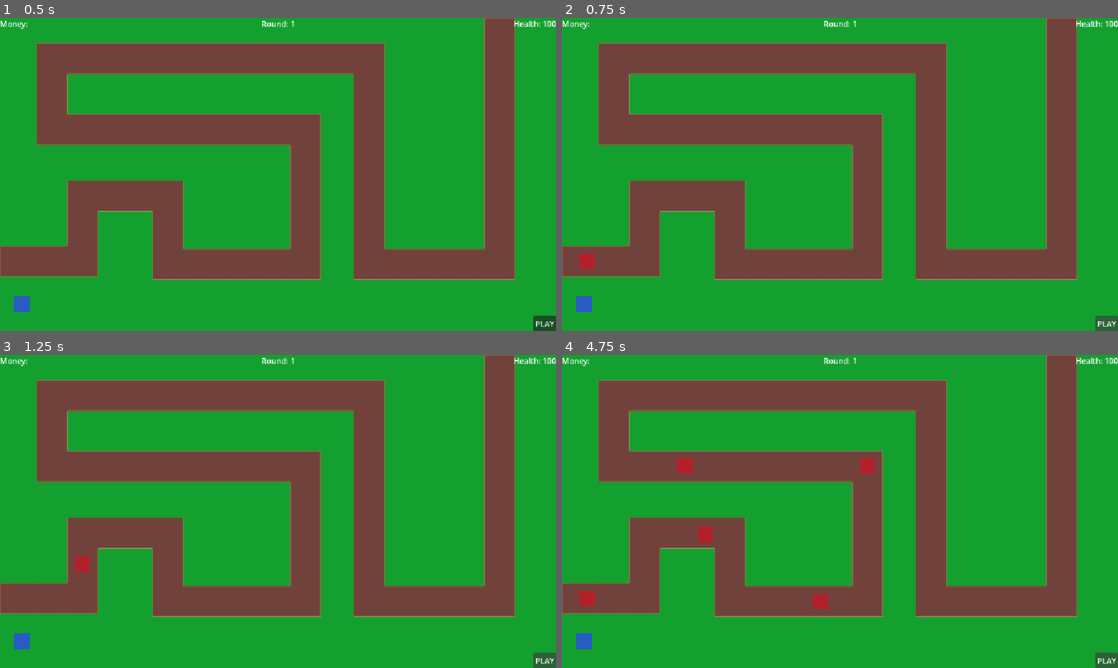
Above: before the commit, frames 1-4 (two rows, left to right).
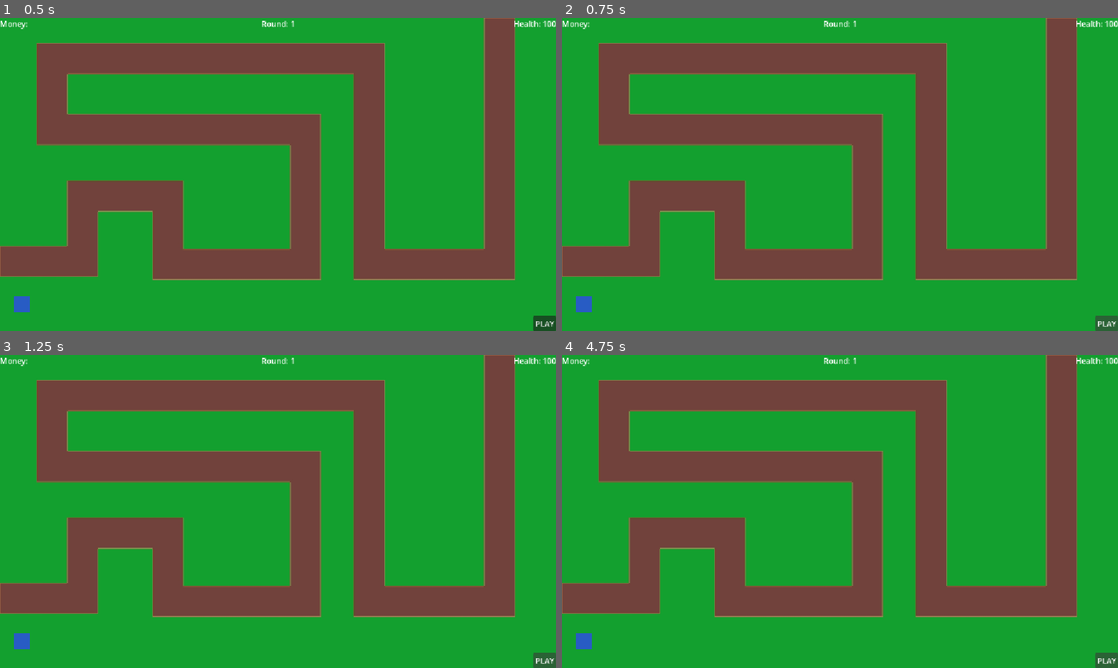
Above: after the commit, the same moments.

Repository: austinjamesfox/towerdefense
Game: Godot game, scene res://scenes/main_scene.tscn
The game is run twice, just before and just after one commit, with the same random seed, the same clock (stepped at 60 frames per second) and the same inputs.
Inputs:
- Up to frame 1 (0.5 s): no input
- Up to frame 2 (0.75 s): click "PLAY" at 0.5 s
- Up to frame 3 (1.25 s): no input
- Up to frame 4 (4.75 s): click "PLAY" at 1.25 s; click "PLAY" at 2 s

Frame 1 is identical in both runs. In frame 2, 0.1% of the frame differs, in the area x 3-6%, y 75-81%; in frame 3, 0.1%; in frame 4, 0.7%, in the area x 3-57%, y 32-82%.

Commit message:
Fixed round system to start and end rounds appropriately. (when no ballons are on the map & when no more are spawning(

Diff:
--- a/scenes/main_scene.tscn
+++ b/scenes/main_scene.tscn
@@ -23,12 +23,14 @@
 
 [node name="Map" parent="." unique_id=1794685528 instance=ExtResource("1_w2twt")]
 
-[node name="GameManager" type="Node" parent="." unique_id=627786028]
+[node name="GameManager" type="Node" parent="." unique_id=627786028 node_paths=PackedStringArray("enemyManager")]
 script = ExtResource("2_rt2n2")
+enemyManager = NodePath("../EnemyManager")
 
-[node name="EnemyManager" type="Node" parent="." unique_id=606022565 node_paths=PackedStringArray("gameManager")]
+[node name="EnemyManager" type="Node" parent="." unique_id=606022565 node_paths=PackedStringArray("gameManager", "enemySpawner")]
 script = ExtResource("2_pu3yx")
 gameManager = NodePath("../GameManager")
+enemySpawner = NodePath("EnemySpawner")
 
 [node name="EnemySpawner" parent="EnemyManager" unique_id=791654599 node_paths=PackedStringArray("enemyPath", "gameManager", "enemyManager") instance=ExtResource("4_c16ls")]
 enemyPath = NodePath("../EnemyPath")
@@ -49,7 +51,6 @@
 [node name="Tower" parent="TowerManager" unique_id=43475305 instance=ExtResource("3_7ykc4")]
 z_index = 3
 position = Vector2(46, 592)
-towerDamage = 0
 
 [node name="HUD" parent="." unique_id=19747335 instance=ExtResource("5_gubc5")]
 
@@ -58,5 +59,7 @@
 [connection signal="player_health_modified" from="GameManager" to="HUD" method="_on_game_manager_player_health_modified"]
 [connection signal="roundActive" from="GameManager" to="EnemyManager/EnemySpawner" method="_on_game_manager_round_active"]
 [connection signal="startRound" from="GameManager" to="EnemyManager/EnemySpawner" method="_on_game_manager_start_round"]
+[connection signal="allEnemiesDead" from="EnemyManager" to="GameManager" method="_on_enemy_manager_all_enemies_dead"]
+[connection signal="enemiesSpawning" from="EnemyManager/EnemySpawner" to="GameManager" method="_on_enemy_spawner_enemies_spawning"]
 [connection signal="area_entered" from="EnemyManager/EnemyDestroyZone" to="EnemyManager" method="_on_enemy_destroy_zone_area_entered"]
 [connection signal="playButtonPressedHUD" from="HUD" to="GameManager" method="_on_hud_play_button_pressed_hud"]
--- a/scripts/enemy.gd
+++ b/scripts/enemy.gd
@@ -16,4 +16,8 @@
 
 func _on_stats_health_changed(currentHP: int, maxHP: int) -> void:
 	if currentHP <= 0:
+		get_parent().get_parent().removeEnemyActive(self)
 		queue_free()
+
+func instaDie():
+	stats.health = 0
--- a/scripts/enemy_manager.gd
+++ b/scripts/enemy_manager.gd
@@ -1,11 +1,19 @@
 extends Node
 
 @export var gameManager : Node
+@export var enemySpawner : Node
 
-var activeEnemies : Array
+signal allEnemiesDead(dead: bool)
 
+var activeEnemies : int = 0:
+	set(value):
+		activeEnemies = value
+		print(activeEnemies)
+		if (activeEnemies == 0 && !enemySpawner.currentlySpawning):
+			allEnemiesDead.emit(true)
+	get:
+		return activeEnemies
 
-signal allEnemiesDead
 
 func _on_enemy_destroy_zone_area_entered(area: Area2D) -> void:
 	enemyPathComplete(area)
@@ -14,11 +22,12 @@
 	var currentEnemy = enemy.get_parent()
 	var enemyDamage = currentEnemy.stats.damage
 	gameManager.player_lose_health(enemyDamage)
-	currentEnemy.queue_free()
+	#removeEnemyActive(enemy)
+	currentEnemy.instaDie()
+	#currentEnemy.queue_free()
 
-func addEnemiesActive(enemy):
-	activeEnemies.append(enemy)
-	print("Added "+ str(enemy))
+func addEnemyActive(enemy):
+	activeEnemies += 1
 
-#create a signal in the enemyspawner that emits whenever an enemy is spawned so this script checks how many enemies (class) are in the scene
-#also create a signal that emits when enemies die so it can be checked then also
+func removeEnemyActive(enemy):
+	activeEnemies -= 1
--- a/scripts/enemy_spawner.gd
+++ b/scripts/enemy_spawner.gd
@@ -10,9 +10,16 @@
 
 @export var enemyManager : Node
 
-var spawningEnemies : bool = false
+var roundActive : bool = false
 
-var roundActive : bool = false
+signal enemiesSpawning(spawning : bool)
+
+var currentlySpawning : bool = false:
+	set(value):
+		enemiesSpawning.emit(value)
+	get:
+		return currentlySpawning
+
 
 @onready var rounds = {
 	1: [
@@ -41,27 +48,20 @@
 		]
 }
 
-#func _on_timer_timeout() -> void:
-	# Spawn Enemy
-	#round_spawn()
-	#var enemy = enemy_scene.instantiate()
-	#enemyPath.add_child(enemy)
-	#gameManager.player_lose_health(10)
-
 # The current round variable should be managed in the GameManager instead. This is only temp.
 @export var currentRound = 1
 
 func round_spawn():
+	currentlySpawning = true
 	for spawnGroup in rounds[currentRound]:
 		for i in range(spawnGroup["quantity"]):
 			var enemy = spawnGroup["enemy"].instantiate()
 			enemyPath.add_child(enemy)
-			enemyManager.addEnemiesActive(enemy)
+			enemyManager.addEnemyActive(enemy)
 			var spawnTimer = createTimer(spawnGroup["spawn_rate"])
 			await spawnTimer.timeout
 			spawnTimer.queue_free()
-	roundActive = false
-	gameManager.next_round(1)
+	currentlySpawning = false
 
 func createTimer(spawnRate):
 	var spawnTimer = Timer.new()
@@ -73,13 +73,15 @@
 
 
 
-func _on_game_manager_round_active() -> void:
-	roundActive = true
+func _on_game_manager_round_active(active : bool) -> void:
+	roundActive = active
 
 
 func _on_game_manager_start_round() -> void:
-	if !roundActive:
+	if (!roundActive && !currentlySpawning):
 		round_spawn()
+	else:
+		print("Round Active: " + str(roundActive) + "\nCurrently Spawning: " + str(currentlySpawning))
 
 
 func _on_game_manager_next_round(nextRound: int) -> void:
--- a/scripts/game_manager.gd
+++ b/scripts/game_manager.gd
@@ -1,11 +1,14 @@
 extends Node
 
+@export var enemyManager : Node
 signal player_health_modified(healthValue : int)
 signal round_lost
-signal roundActive
+signal roundActive(active : bool)
 signal nextRound(nextRound : int)
 
 signal startRound
+
+var currentlySpawning : bool = false
 
 var playerHealth : int = 100:
 	set(value):
@@ -19,12 +22,9 @@
 
 var currentRound : int = 1:
 	set(value):
-		print("initial current round is " + str(currentRound))
 		currentRound = value
 		nextRound.emit(currentRound)
-		print("Set round to " + str(currentRound))
 	get:
-		print("Getter CurrentRound = "+ str(currentRound))
 		return currentRound
 
 func player_lose_health(healthLost : int):
@@ -40,5 +40,17 @@
 	nextRound.emit(currentRound)
 
 func _on_hud_play_button_pressed_hud(pressed: Variant) -> void:
-	startRound.emit()
-	roundActive.emit()
+	if (!currentlySpawning && enemyManager.activeEnemies == 0):
+		startRound.emit()
+		roundActive.emit(true)
+
+
+func _on_enemy_spawner_enemies_spawning(spawning: bool) -> void:
+	currentlySpawning = spawning
+	print("Spawning: " + str(spawning))
+
+
+func _on_enemy_manager_all_enemies_dead(dead : bool) -> void:
+	if (!currentlySpawning):
+		roundActive.emit(false)
+		next_round(1)
